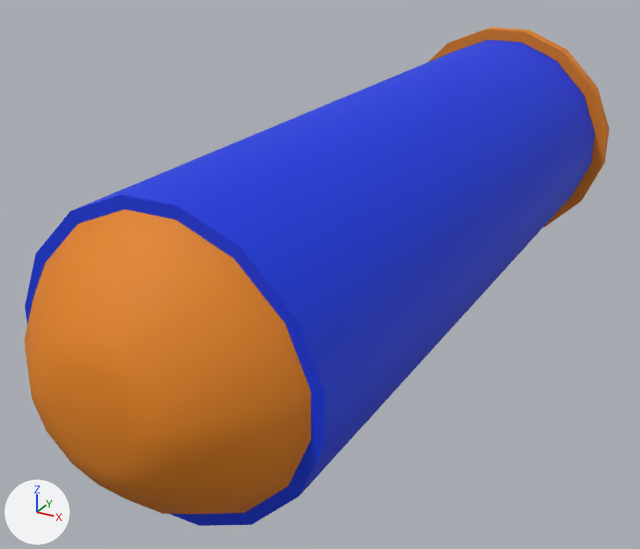
The FBX model Marketplace/turret/assets/basic_bullet.FBX, before and after one commit.
The view is the same before and after, from a 50 mm lens placed at (0.238, -0.505, 0.207), pointed at (-0.024, -0.029, -0.031). Every picture has the same lights, and +X, +Y and +Z are marked at lower left.

Script lines for the objects in view, before the commit:
```python
me_mesh = bpy.data.meshes.new('Mesh')
me_mesh.from_pydata(...)  # 128 vertices, 252 faces; spans x -9.5..9.5, y -9.3..9.3, z -27.3..27.3
# faces by material slot: [64, 188]
me_mesh.materials.append(mat_turret_blue)  # blue #0035e4
me_mesh.materials.append(mat_turret_orange)  # orange #e48316
ob_bullet_basic = bpy.data.objects.new('bullet_basic', me_mesh)
ob_bullet_basic.parent = ob_chamferbox005
ob_bullet_basic.location = (-0.0000176, 0.0, 0.0)
ob_chamferbox005 = bpy.data.objects.new('ChamferBox005', None)
ob_chamferbox005.parent = ob_turret
ob_chamferbox005.location = (0.0, 0.0, -7.562)
ob_chamferbox005.rotation_euler = (-1.571, 0.0, -2.88)  # degrees (-90, 0, -165)
ob_chamferbox005.scale = (-1.0, -1.0, -1.0)
```
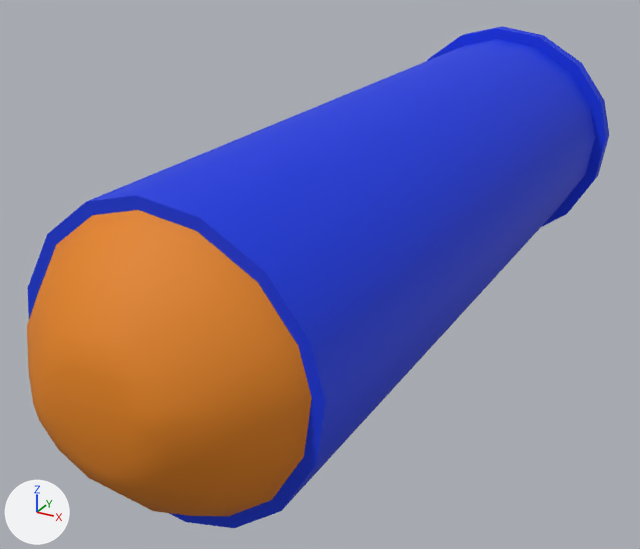
ob_chamferbox005 is not drawn itself; it is the parent of ob_bullet_basic, ob_untitled.

Scene script edits in JSON lines:
```json
{"block": "me_mesh", "where": "me_mesh.from_pydata(...)  # 128 vertices, 252 faces; spans x -9.5..9.5, y -9.3..9.3, z -27.3..27.3"}
{"block": "me_mesh", "where": "# used by ob_bullet_basic; parent = ob_chamferbox005; location = (-0.0000176, 0.0, 0.0)"}
{"block": "me_mesh", "change": "me_mesh part 1: all 78 faces centred in x -9.5..9.5, y -9.3..9.3, z 26.0..27.3 switch from mat_turret_orange (orange #e48316) to mat_turret_blue (blue #0035e4)"}
{"op": "set", "path": "ob_bullet_basic.rotation_euler", "old": "(0.0, 0.0, 0.0)", "new": "(-1.571, -0.262, 0.262)", "note": "degrees (0, 0, 0) -> degrees (-90, -15, 15)"}
{"op": "set", "path": "ob_chamferbox005.rotation_euler", "old": "(-1.571, 0.0, -2.88)", "new": "(0.0, 0.0, 0.0)", "note": "degrees (-90, 0, -165) -> degrees (0, 0, 0)"}
{"op": "set", "path": "ob_chamferbox005.scale", "old": "(-1.0, -1.0, -1.0)", "new": "(1.0, 1.0, 1.0)"}
```

Changed parts and their boxes [x1, y1, x2, y2] in the pictures (640 x 549 px):
```json
{"object": "bullet_basic", "change": "recoloured, turned, rescaled", "before": [24, 27, 609, 526], "after": [27, 26, 609, 528]}
{"part": 1, "of": "me_mesh", "change": "recoloured", "before": [430, 29, 609, 224], "after": [430, 29, 609, 224]}
```
